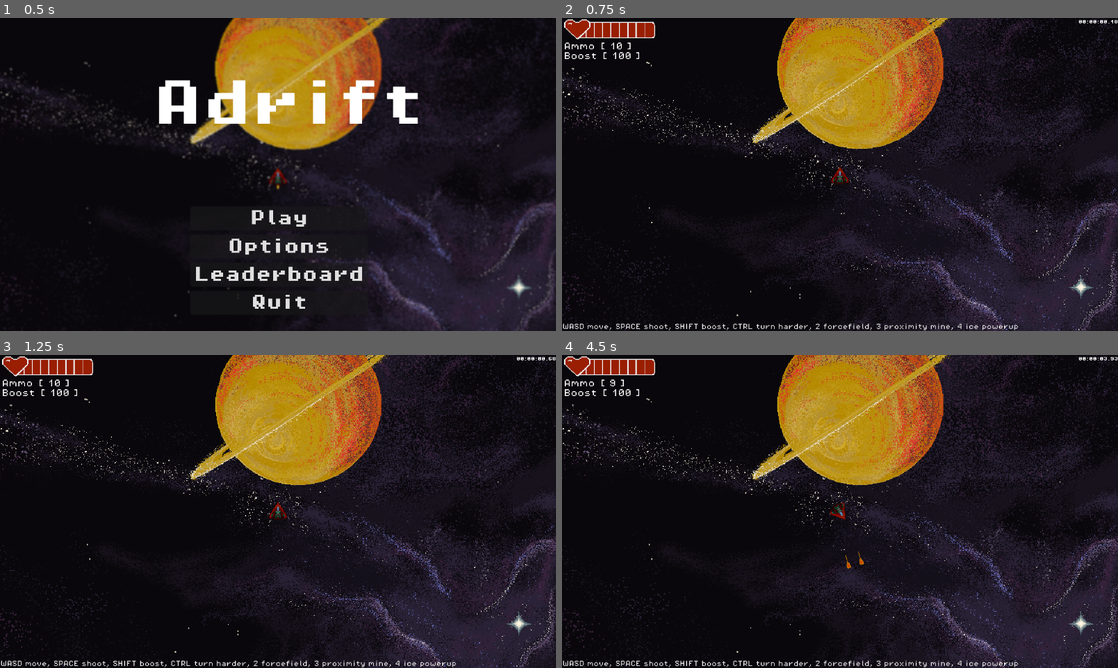
Above: before the commit, frames 1-4 (two rows, left to right).
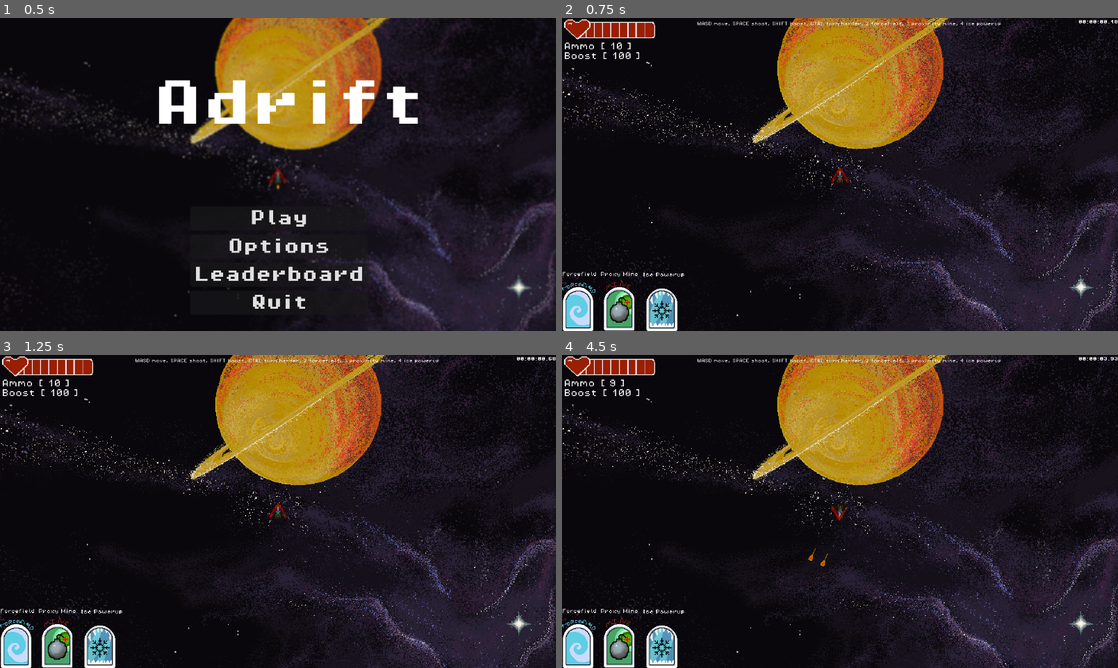
Above: after the commit, the same moments.

Repository: rylanharwood2/Adrift
Game: Godot game, scene res://game/global_ish/game.tscn
The game is run twice, just before and just after one commit, with the same random seed, the same clock (stepped at 60 frames per second) and the same inputs.
Inputs (mouse positions are in pixels of both pictures, inside the frame that each line leads up to):
- Up to frame 1 (0.5 s): no input
- Up to frame 2 (0.75 s): click "Play" at 0.5 s
- Up to frame 3 (1.25 s): no input
- Up to frame 4 (4.5 s): move the mouse to (962, 495) at 1.27 s; hold D (move_right) 1.28-2 s; hold 2 (activate_forcefield) 1.28-2 s; click (962, 495) at 1.42 s; drag from (728, 527) to (812, 574) at 2.02 s; move the mouse to (895, 442) at 2.77 s; hold D (move_right) 2.78-3.5 s; hold 3 (activate_proxy_mine) 2.78-3.5 s; drag from (812, 574) to (673, 464) at 3.52 s; move the mouse to (1006, 558) at 4.27 s; hold Left (move_left) from 4.28 s (still down); tap Space (shoot) at 4.35 s

Frame 1 is identical in both runs. In frame 2, 2.9% of the frame differs, in the area x 0-82%, y 1-100%; in frame 3, 2.9%; in frame 4, 3.1%.
Error in both runs: Attempt to call function 'get_as_text' in base 'null instance' on a null instance. (res://game/global_ish/create_leaderboard.gd:31)

Commit message:
new sprites + 1st balance pass (numbers only changes)

Diff:
--- a/game/entities/creatures/enemies/capo_enemy.tscn
+++ b/game/entities/creatures/enemies/capo_enemy.tscn
@@ -308,7 +308,7 @@
 
 [node name="capo_enemy" type="CharacterBody2D" groups=["enemies"]]
 script = ExtResource("1_m2rrh")
-health = 4
+health = 3
 
 [node name="ship" type="AnimatedSprite2D" parent="."]
 material = SubResource("ShaderMaterial_i3d7n")
@@ -337,7 +337,7 @@
 one_shot = true
 
 [node name="reload_speed" type="Timer" parent="."]
-wait_time = 2.5
+wait_time = 3.5
 one_shot = true
 autostart = true
 
--- a/game/entities/creatures/enemies/suicune_enemy.gd
+++ b/game/entities/creatures/enemies/suicune_enemy.gd
@@ -4,7 +4,7 @@
 
 var rand = RandomNumberGenerator.new()
 
-var  speed = randf_range(105.0, 115.0)
+var  speed = randf_range(80.0, 90.0)
 const TURN_SPEED = 2.0 # max turn speed (idk units)
 # var health = 2
 var player_node = null
@@ -94,7 +94,7 @@
 	var rand_val = randf()
 	if rand_val < 0.7:
 		current_state = EnemyAiOptions.MOVE
-	elif rand_val < 0.9:
+	elif rand_val < 0.93:
 		current_state = EnemyAiOptions.DASH
 	else:
 		current_state = EnemyAiOptions.IDLE
--- a/game/entities/creatures/enemies/suicune_enemy.tscn
+++ b/game/entities/creatures/enemies/suicune_enemy.tscn
@@ -447,6 +447,7 @@
 z_as_relative = false
 rotation = 1.5708
 collision_mask = 129
+safe_margin = 0.1
 script = ExtResource("1_pesig")
 health = 2
 
--- a/game/entities/creatures/player/player.gd
+++ b/game/entities/creatures/player/player.gd
@@ -17,7 +17,7 @@
 @export var acceleration: float = 9.0  	## Acceleration while pressing forward
 @export var max_speed: float = 200.0      	## Maximum speed the spaceship can reach
 @export var friction: float = 0.982        	## Friction for gradual slowdown
-@export var rotation_speed: float = 2    	## Rotation speed when pressing a side input
+@export var rotation_speed: float = 2.5    	## Rotation speed when pressing a side input
 @export var boost_meter: float = 100.0
 
 
@@ -112,9 +112,9 @@
 			boost_meter += 0.4
 
 	if Input.is_action_pressed("drift(ebrake)") and can_spin:
-		rotation_speed = 4
+		rotation_speed = 4.5
 	elif !Input.is_action_pressed("drift(ebrake)") and can_spin:
-		rotation_speed = 2
+		rotation_speed = 2.5
 
 	detect_shoot()
 	play_tilting_animation()
--- a/game/entities/creatures/player/weapons/homing_missile.tscn
+++ b/game/entities/creatures/player/weapons/homing_missile.tscn
@@ -1,15 +1,15 @@
 [gd_scene load_steps=8 format=3 uid="uid://bqaeo7l8e6b7l"]
 
 [ext_resource type="Script" uid="uid://bduqcgjswpdow" path="res://game/entities/creatures/player/weapons/homing_missile.gd" id="1_j864u"]
-[ext_resource type="Texture2D" uid="uid://uoahg8spuqbp" path="res://assets/sprites/items/HealthPack.png" id="2_j864u"]
+[ext_resource type="Texture2D" uid="uid://cyvte4dim51po" path="res://assets/sprites/player/weapons/SpreaderPowerupBullet.png" id="2_llg4c"]
 [ext_resource type="Texture2D" uid="uid://cqc6bvqop0bt0" path="res://assets/sprites/GameLogoTest.webp" id="3_a6ut0"]
 
 [sub_resource type="RectangleShape2D" id="RectangleShape2D_j864u"]
-size = Vector2(14.153847, 16)
+size = Vector2(15, 15)
 
-[sub_resource type="AtlasTexture" id="AtlasTexture_a6ut0"]
-atlas = ExtResource("2_j864u")
-region = Rect2(0, 0, 40, 40)
+[sub_resource type="AtlasTexture" id="AtlasTexture_vb8ba"]
+atlas = ExtResource("2_llg4c")
+region = Rect2(0, 0, 16, 16)
 
 [sub_resource type="AtlasTexture" id="AtlasTexture_60i8j"]
 atlas = ExtResource("3_a6ut0")
@@ -19,7 +19,7 @@
 animations = [{
 "frames": [{
 "duration": 1.0,
-"texture": SubResource("AtlasTexture_a6ut0")
+"texture": SubResource("AtlasTexture_vb8ba")
 }],
 "loop": true,
 "name": &"default",
@@ -54,7 +54,6 @@
 script = ExtResource("1_j864u")
 
 [node name="CollisionShape2D" type="CollisionShape2D" parent="."]
-position = Vector2(-0.9230765, 0)
 shape = SubResource("RectangleShape2D_j864u")
 
 [node name="rocket_sprite" type="AnimatedSprite2D" parent="."]
--- a/game/ui_components/hud_ui.tscn
+++ b/game/ui_components/hud_ui.tscn
@@ -6,9 +6,9 @@
 [ext_resource type="Texture2D" uid="uid://brcffsluj5uh5" path="res://assets/sprites/player/healthbar.png" id="3_xi2ed"]
 [ext_resource type="PackedScene" uid="uid://c8b54giv5xw34" path="res://game/ui_components/upgrades_popup.tscn" id="4_4mesk"]
 [ext_resource type="FontFile" uid="uid://dn3wcxcgwamg3" path="res://assets/fonts/PixelOperator8-Bold.ttf" id="4_ml6tl"]
-[ext_resource type="Texture2D" uid="uid://c0rb8geot7o55" path="res://assets/sprites/player/powerups/ShieldPowerUpIcon-4fps.png" id="5_n3kp7"]
 [ext_resource type="Texture2D" uid="uid://rvexaq6t41u4" path="res://assets/white.png" id="6_47rti"]
 [ext_resource type="Texture2D" uid="uid://cmjh7mrbhpggb" path="res://assets/sprites/player/HUDForcefieldTEST2.png" id="7_n3kp7"]
+[ext_resource type="Texture2D" uid="uid://dy1ohr028xlqu" path="res://assets/sprites/player/ICEPOWERUPHUD.png" id="7_ywtak"]
 [ext_resource type="Texture2D" uid="uid://dc3fdanau42iu" path="res://assets/sprites/player/HUDMINE.png" id="10_ml6tl"]
 
 [sub_resource type="AtlasTexture" id="AtlasTexture_xi2ed"]
@@ -278,12 +278,12 @@
 text = "00:12:34.56"
 
 [node name="controls" type="Label" parent="."]
-offset_left = 1.0
-offset_top = 623.0
-offset_right = 41.0
-offset_bottom = 646.0
-theme_override_fonts/font = ExtResource("1_aowct")
-theme_override_font_sizes/font_size = 12
+offset_left = 280.0
+offset_top = -7.0
+offset_right = 910.0
+offset_bottom = 16.0
+theme_override_fonts/font = ExtResource("1_aowct")
+theme_override_font_sizes/font_size = 8
 text = "WASD move, SPACE shoot, SHIFT boost, CTRL turn harder, 2 forcefield, 3 proximity mine, 4 ice powerup"
 vertical_alignment = 2
 
@@ -297,28 +297,27 @@
 [node name="upgrades_popup" parent="." instance=ExtResource("4_4mesk")]
 
 [node name="ice_powerup_icon" type="Sprite2D" parent="."]
-visible = false
 clip_children = 2
-position = Vector2(393, 566)
-scale = Vector2(2.1340032, 2.1340032)
-texture = ExtResource("5_n3kp7")
+position = Vector2(207, 604)
+texture = ExtResource("7_ywtak")
 
 [node name="Label" type="Label" parent="ice_powerup_icon"]
 z_index = 1
-offset_left = -26.710363
-offset_top = -27.178967
-offset_right = 121.289635
-offset_bottom = -4.1789665
-scale = Vector2(0.398804, 0.398804)
-theme_override_fonts/font = ExtResource("1_aowct")
+offset_left = -40.000008
+offset_top = -77.000015
+offset_right = 40.158104
+offset_bottom = -63.787125
+scale = Vector2(1.182812, 1.182812)
+theme_override_fonts/font = ExtResource("1_aowct")
+theme_override_font_sizes/font_size = 8
 text = "Ice Powerup"
 
 [node name="TextureProgressBar" type="TextureProgressBar" parent="ice_powerup_icon"]
 self_modulate = Color(0.18431373, 0.18431373, 0.18039216, 0.6901961)
-offset_left = -29.990587
-offset_top = -15.932499
-offset_right = 10.009413
-offset_bottom = 24.067501
+offset_left = -34.99999
+offset_top = -44.999985
+offset_right = 7.943142
+offset_bottom = 68.541275
 scale = Vector2(1.7020652, 0.7926634)
 fill_mode = 3
 nine_patch_stretch = true
@@ -330,9 +329,8 @@
 }
 
 [node name="forcefield_icon" type="Sprite2D" parent="."]
-visible = false
 clip_children = 2
-position = Vector2(90, 557)
+position = Vector2(35, 598)
 texture = ExtResource("7_n3kp7")
 
 [node name="TextureProgressBar" type="TextureProgressBar" parent="forcefield_icon"]
@@ -353,19 +351,19 @@
 
 [node name="Label" type="Label" parent="forcefield_icon"]
 z_index = 1
-offset_left = -50.000004
-offset_top = -76.00006
-offset_right = 80.0
-offset_bottom = -53.00006
-scale = Vector2(0.7558498, 0.7558498)
-theme_override_fonts/font = ExtResource("1_aowct")
+offset_left = -34.000004
+offset_top = -72.0
+offset_right = 42.73482
+offset_bottom = -57.446777
+scale = Vector2(1.0831504, 1.0831504)
+theme_override_fonts/font = ExtResource("1_aowct")
+theme_override_font_sizes/font_size = 8
 text = "Forcefield"
 
 [node name="proxy_mine_icon" type="Sprite2D" parent="."]
-visible = false
 clip_children = 2
 texture_filter = 3
-position = Vector2(231, 556)
+position = Vector2(119, 595)
 texture = ExtResource("10_ml6tl")
 
 [node name="TextureProgressBar" type="TextureProgressBar" parent="proxy_mine_icon"]
@@ -386,11 +384,11 @@
 
 [node name="Label" type="Label" parent="proxy_mine_icon"]
 z_index = 1
-offset_left = -48.0
-offset_top = -75.0
-offset_right = 86.0
-offset_bottom = -52.0
-scale = Vector2(1.5263599, 1.5263599)
+offset_left = -39.0
+offset_top = -69.0
+offset_right = 31.756569
+offset_bottom = -58.517548
+scale = Vector2(1.1689442, 1.1689442)
 theme_override_fonts/font = ExtResource("1_aowct")
 theme_override_font_sizes/font_size = 8
 text = "Proxy Mine"
Binary file added: assets/sprites/player/ICEPOWERUPHUD.png
Not shown, added: assets/sprites/player/ICEPOWERUPHUD.png.import
Binary file added: assets/sprites/player/weapons/SpreaderPowerupBullet.png
Not shown, added: assets/sprites/player/weapons/SpreaderPowerupBullet.png.import
